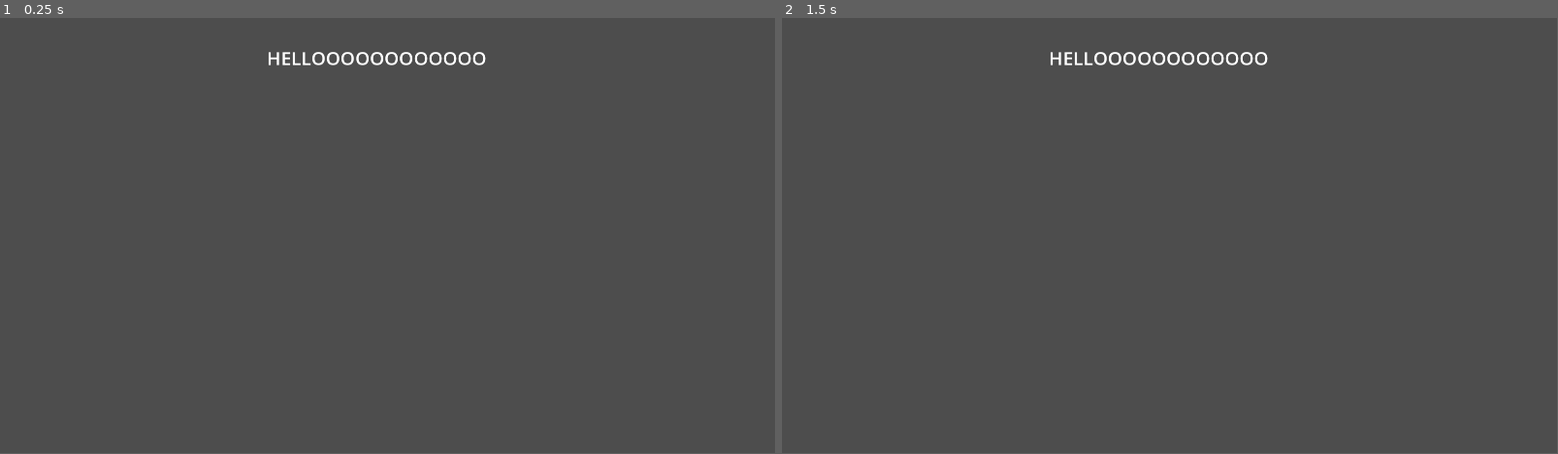
Above: before the commit, frames 1-2 (left to right).
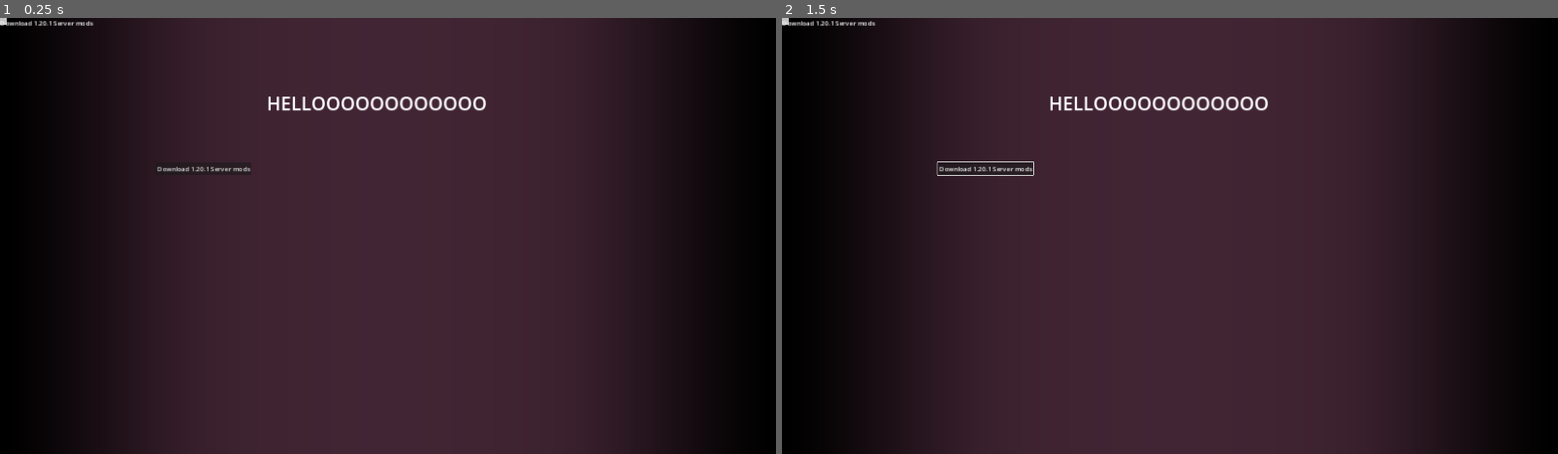
Above: after the commit, the same moments.

Repository: coobenguy/coobenguy.github.io
Game: Godot game, scene res://Main.tscn
Two runs of this game, one before a commit and one after it. Both use one fixed random seed, a clock stepped at 60 frames per second and the inputs below.
Inputs (mouse positions are in pixels of both pictures, inside the frame that each line leads up to):
- Up to frame 1 (0.25 s): no input
- Up to frame 2 (1.5 s): click (983, 166) at 0.5 s, where only the run after the commit has a clickable "Download 1.20.1 Server mods"; move the mouse to (1340, 214) at 1.27 s; click (1340, 214) at 1.42 s
In our replay, the window is 799x449 before the commit and 800x450 after it. These sizes can differ from the game's own. Grey fills any space a smaller window leaves; there, only what the larger window draws over its background counts as a difference.

The runs differ from the first frame. In frame 1, 100% of the frame differs, in the area x 0-100%, y 0-100%; in frame 2, 100%.

Commit message:
Update

Diff:
--- /dev/null
+++ b/Background.tres
@@ -0,0 +1,92 @@
+[gd_resource type="VisualShader" load_steps=11 format=3 uid="uid://sgupufi3cfau"]
+
+[sub_resource type="FastNoiseLite" id="FastNoiseLite_ahua8"]
+noise_type = 3
+frequency = 0.0955
+offset = Vector3(-46.6, 0, 0)
+fractal_type = 2
+
+[sub_resource type="NoiseTexture2D" id="NoiseTexture2D_62172"]
+seamless = true
+noise = SubResource("FastNoiseLite_ahua8")
+
+[sub_resource type="VisualShaderNodeTexture" id="VisualShaderNodeTexture_rrj35"]
+texture = SubResource("NoiseTexture2D_62172")
+texture_type = 1
+
+[sub_resource type="Gradient" id="Gradient_ap1vg"]
+interpolation_mode = 2
+offsets = PackedFloat32Array(0, 0.283951, 0.722222, 1)
+colors = PackedColorArray(0, 0, 0, 1, 0.231373, 0.129412, 0.180392, 1, 0.231373, 0.129412, 0.180392, 1, 0, 0, 0, 1)
+
+[sub_resource type="GradientTexture2D" id="GradientTexture2D_w5id3"]
+gradient = SubResource("Gradient_ap1vg")
+width = 256
+height = 256
+use_hdr = true
+
+[sub_resource type="VisualShaderNodeTexture" id="VisualShaderNodeTexture_bw8lg"]
+texture = SubResource("GradientTexture2D_w5id3")
+
+[sub_resource type="VisualShaderNodeInput" id="VisualShaderNodeInput_r3e34"]
+input_name = "uv"
+
+[sub_resource type="VisualShaderNodeVectorOp" id="VisualShaderNodeVectorOp_ysjcm"]
+default_input_values = [0, Vector2(0, 0), 1, Vector2(2, 5)]
+op_type = 0
+operator = 2
+
+[sub_resource type="VisualShaderNodeFloatConstant" id="VisualShaderNodeFloatConstant_p02q3"]
+constant = 0.236
+
+[sub_resource type="VisualShaderNodeVectorOp" id="VisualShaderNodeVectorOp_j5ca6"]
+default_input_values = [0, Vector2(0, 0), 1, Vector2(0, 0.5)]
+op_type = 0
+
+[resource]
+code = "shader_type canvas_item;
+render_mode blend_mix;
+
+uniform sampler2D tex_frg_2 : source_color;
+
+
+
+void fragment() {
+// Input:4
+	vec2 n_out4p0 = UV;
+
+
+// FloatConstant:6
+	float n_out6p0 = 0.236000;
+
+
+// VectorOp:5
+	vec2 n_out5p0 = n_out4p0 * vec2(n_out6p0);
+
+
+// Texture2D:2
+	vec4 n_out2p0 = texture(tex_frg_2, n_out5p0);
+
+
+// Output:0
+	COLOR.rgb = vec3(n_out2p0.xyz);
+
+
+}
+"
+graph_offset = Vector2(53, 183)
+mode = 1
+flags/light_only = false
+nodes/fragment/2/node = SubResource("VisualShaderNodeTexture_rrj35")
+nodes/fragment/2/position = Vector2(-280, 80)
+nodes/fragment/3/node = SubResource("VisualShaderNodeTexture_bw8lg")
+nodes/fragment/3/position = Vector2(-460, 360)
+nodes/fragment/4/node = SubResource("VisualShaderNodeInput_r3e34")
+nodes/fragment/4/position = Vector2(-1240, 40)
+nodes/fragment/5/node = SubResource("VisualShaderNodeVectorOp_ysjcm")
+nodes/fragment/5/position = Vector2(-780, 40)
+nodes/fragment/6/node = SubResource("VisualShaderNodeFloatConstant_p02q3")
+nodes/fragment/6/position = Vector2(-1040, 180)
+nodes/fragment/7/node = SubResource("VisualShaderNodeVectorOp_j5ca6")
+nodes/fragment/7/position = Vector2(-600, 180)
+nodes/fragment/connections = PackedInt32Array(6, 0, 5, 1, 2, 0, 0, 0, 5, 0, 2, 0, 4, 0, 5, 0)
--- a/Main.tscn
+++ b/Main.tscn
@@ -1,15 +1,7 @@
 [gd_scene load_steps=2 format=3 uid="uid://btxylffm5diqa"]
 
-[sub_resource type="LabelSettings" id="LabelSettings_casif"]
-font_size = 46
+[ext_resource type="PackedScene" uid="uid://c3lmwjgk4mf2c" path="res://Main_site.tscn" id="1_o82ae"]
 
 [node name="Node2D" type="Node2D"]
 
-[node name="Label" type="Label" parent="."]
-offset_left = 661.0
-offset_top = 67.0
-offset_right = 1204.0
-offset_bottom = 220.0
-text = "HELLOOOOOOOOOOOO"
-label_settings = SubResource("LabelSettings_casif")
-horizontal_alignment = 1
+[node name="MainSite" parent="." instance=ExtResource("1_o82ae")]
--- /dev/null
+++ b/Main_site.tscn
@@ -0,0 +1,77 @@
+[gd_scene load_steps=10 format=3 uid="uid://c3lmwjgk4mf2c"]
+
+[ext_resource type="Script" path="res://ScrollCam.gd" id="1_rbg22"]
+[ext_resource type="Script" path="res://Mainsite.gd" id="1_y514p"]
+[ext_resource type="Shader" uid="uid://sgupufi3cfau" path="res://Background.tres" id="2_4615w"]
+[ext_resource type="AudioStream" uid="uid://ci2mxgbiaowss" path="res://tm_pay_aaron_its_march_31st_tm_pay_aaron.ogg" id="4_rn78k"]
+
+[sub_resource type="Gradient" id="Gradient_ap1vg"]
+interpolation_mode = 2
+offsets = PackedFloat32Array(0, 0.283951, 0.722222, 1)
+colors = PackedColorArray(0, 0, 0, 1, 0.231373, 0.129412, 0.180392, 1, 0.231373, 0.129412, 0.180392, 1, 0, 0, 0, 1)
+
+[sub_resource type="GradientTexture2D" id="GradientTexture2D_w5id3"]
+gradient = SubResource("Gradient_ap1vg")
+width = 256
+height = 256
+use_hdr = true
+
+[sub_resource type="ShaderMaterial" id="ShaderMaterial_4w1j4"]
+shader = ExtResource("2_4615w")
+
+[sub_resource type="PlaceholderTexture2D" id="PlaceholderTexture2D_dhktr"]
+size = Vector2(32, 32)
+
+[sub_resource type="LabelSettings" id="LabelSettings_kkb58"]
+font_size = 46
+
+[node name="MainSite" type="Node2D"]
+script = ExtResource("1_y514p")
+
+[node name="Camera2D" type="Camera2D" parent="."]
+anchor_mode = 0
+position_smoothing_enabled = true
+position_smoothing_speed = 70.0
+script = ExtResource("1_rbg22")
+
+[node name="Icon" type="Sprite2D" parent="."]
+texture_repeat = 2
+scale = Vector2(7.50391, 10.6641)
+texture = SubResource("GradientTexture2D_w5id3")
+centered = false
+
+[node name="Sprite2D" type="Sprite2D" parent="."]
+material = SubResource("ShaderMaterial_4w1j4")
+texture = SubResource("PlaceholderTexture2D_dhktr")
+
+[node name="Label" type="Label" parent="."]
+offset_right = 40.0
+offset_bottom = 23.0
+text = "Download 1.20.1 Server mods"
+
+[node name="HBoxContainer" type="HBoxContainer" parent="."]
+offset_left = -28.0
+offset_top = 5.0
+offset_right = 1894.0
+offset_bottom = 418.0
+
+[node name="Label" type="Label" parent="HBoxContainer"]
+layout_mode = 2
+size_flags_horizontal = 3
+text = "HELLOOOOOOOOOOOO"
+label_settings = SubResource("LabelSettings_kkb58")
+horizontal_alignment = 1
+
+[node name="Button" type="Button" parent="."]
+offset_left = 385.0
+offset_top = 357.0
+offset_right = 622.0
+offset_bottom = 388.0
+text = "Download 1.20.1 Server mods
+"
+
+[node name="AudioStreamPlayer" type="AudioStreamPlayer" parent="."]
+stream = ExtResource("4_rn78k")
+autoplay = true
+
+[connection signal="pressed" from="Button" to="." method="_on_button_pressed"]
--- /dev/null
+++ b/Mainsite.gd
@@ -0,0 +1,15 @@
+extends Node2D
+
+
+# Called when the node enters the scene tree for the first time.
+func _ready():
+	pass # Replace with function body.
+
+
+# Called every frame. 'delta' is the elapsed time since the previous frame.
+func _process(delta):
+	pass
+
+
+func _on_button_pressed():
+	OS.shell_open("")
--- /dev/null
+++ b/ScrollCam.gd
@@ -0,0 +1,18 @@
+extends Camera2D
+
+
+# Called when the node enters the scene tree for the first time.
+func _ready():
+	pass # Replace with function body.
+
+
+# Called every frame. 'delta' is the elapsed time since the previous frame.
+func _process(delta):
+	pass
+
+func _input(event):
+	if Input.is_mouse_button_pressed(MOUSE_BUTTON_WHEEL_DOWN):
+		position.y += 75
+
+	if Input.is_mouse_button_pressed(MOUSE_BUTTON_WHEEL_UP):
+		position.y -= 75
--- a/project.godot
+++ b/project.godot
@@ -19,6 +19,8 @@
 
 window/size/viewport_width=1920
 window/size/viewport_height=1080
+window/stretch/mode="canvas_items"
+window/stretch/aspect="keep_width"
 
 [rendering]
 
Not shown, added: docs/index.apple-touch-icon.png.import
Not shown, added: docs/index.icon.png.import
Not shown, added: docs/index.png.import
Not shown, added: tm_pay_aaron_its_march_31st_tm_pay_aaron.ogg.import
Not shown, changed: docs/index.pck
Not shown, added: tm_pay_aaron_its_march_31st_tm_pay_aaron.ogg
